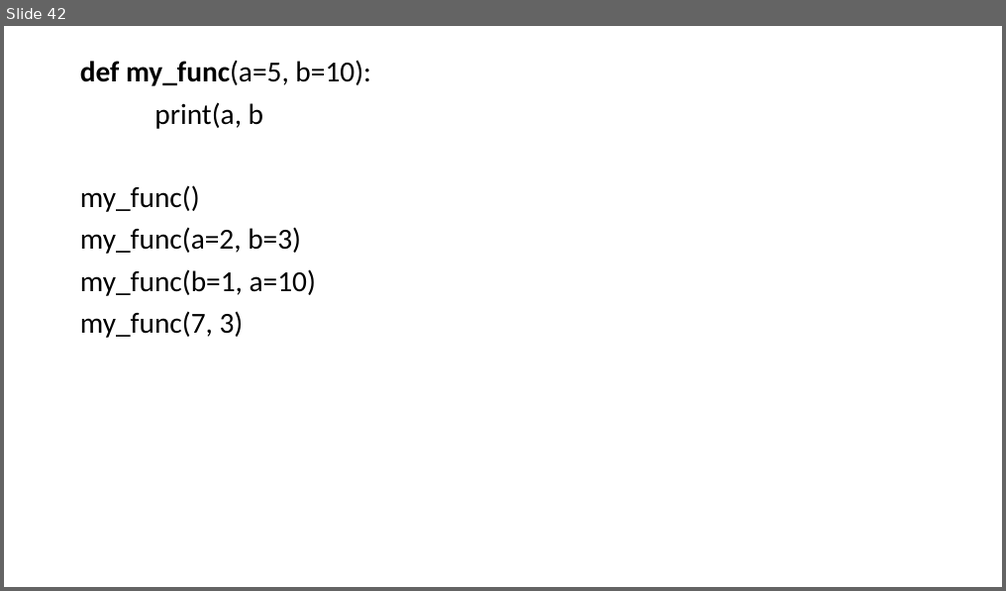
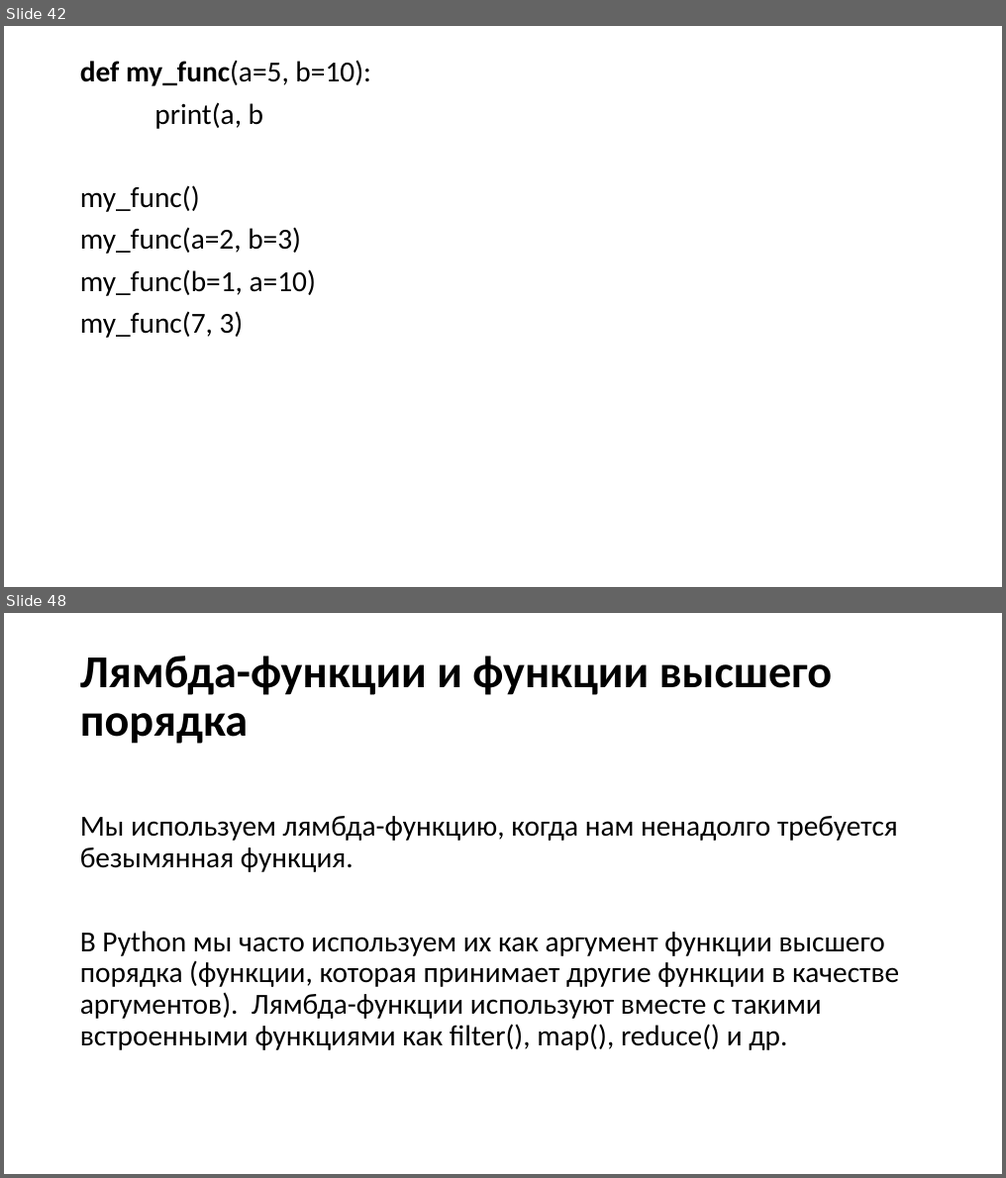
Before and after one commit to xDes-by/test, a slide deck: Презентация5.pptx. Shown one above the other, each under a label of ours: slide 42 before the commit, slides 42 and 48 after it; the slides between them are not shown. The pictures are 1006x591 and 1006x1178 pixels, drawn with LibreOffice and Linux fonts; fonts in the diff are those of the drawing. Boxes give left, top, right and bottom in pixels: in the first picture for what was removed or moved away, otherwise in the second. Text is boxed around its words. In the diff, an @@ line names an element or a change of style, - is before the commit and + after.

```diff
--- a/Презентация5.pptx
+++ b/Презентация5.pptx
@@ slide 48 added at [4,613,1002,1174], background #FFFFFF @@
@@ title added at [80,656,832,744], 44 pt, text #000000, bold @@
+Лямбда-функции и функции высшего порядка
@@ text added at [80,816,899,1051], 28 pt, text #000000 @@
+Мы используем лямбда-функцию, когда нам ненадолго требуется безымянная функция.
+В Python мы часто используем их как аргумент функции высшего порядка (функции, которая принимает другие функции в качестве аргументов). Лямбда-функции используют вместе с такими встроенными функциями как filter(), map(), reduce() и др.
```
Also in this commit, not shown: 13 other slides added, 1 other file.
